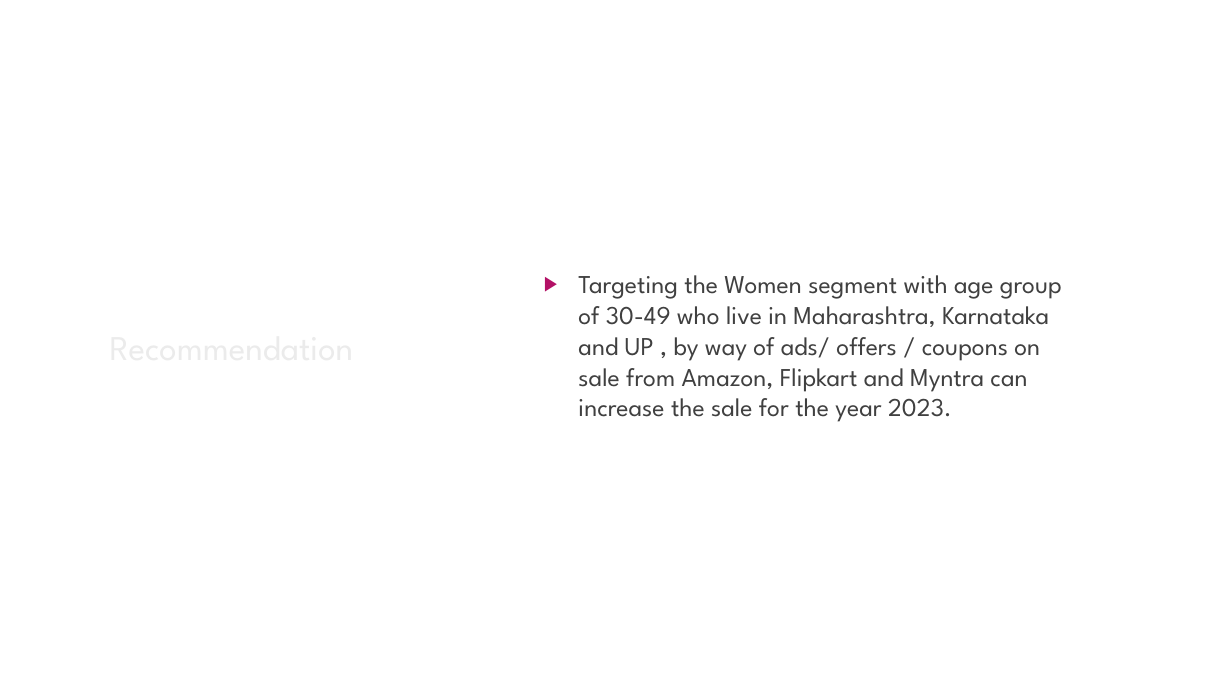
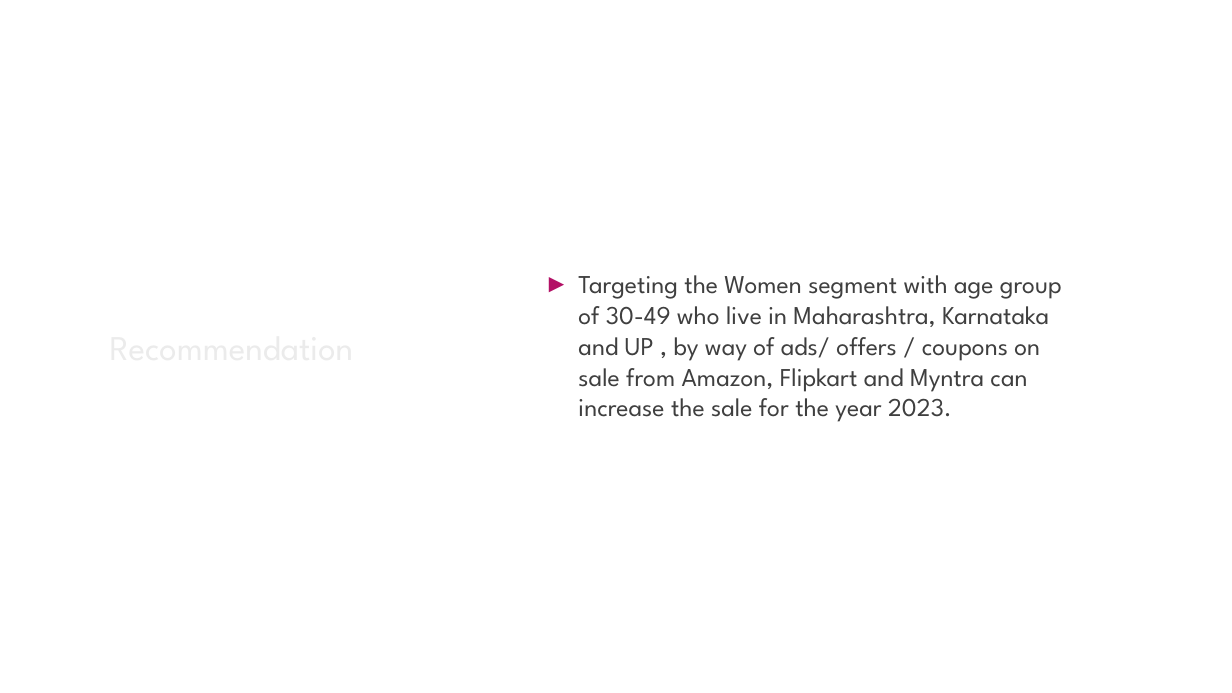
Before and after one commit to Sreeniharishs/Vrinda-Store-Sales-Growth, a slide deck: slide 9 of How to grow and increase sales for 2023.pptx. Drawn at 1232x693 pixels with LibreOffice and Linux fonts; fonts in the diff are those of the drawing; background and template pictures are left out. Boxes give left, top, right and bottom in pixels: in the first picture for what was removed or moved away, otherwise in the second. Text is boxed around its words. In the diff, an @@ line names an element or a change of style, - is before the commit and + after.

```diff
--- a/How to grow and increase sales for 2023.pptx
+++ b/How to grow and increase sales for 2023.pptx
@@ text "Targeting the Women segment with ..." at box(578, 275, 1062, 422): text colour #404040 to #3F3F3F; bullet ▶ to ►; less space between paragraphs @@
```
Also in this commit, not shown: 8 other slides changed, 2 other files.
